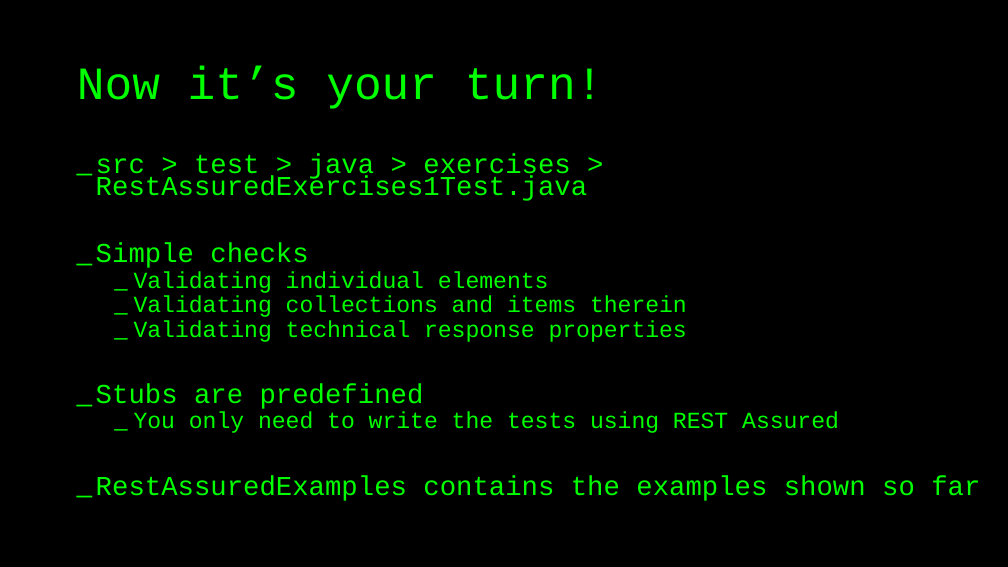
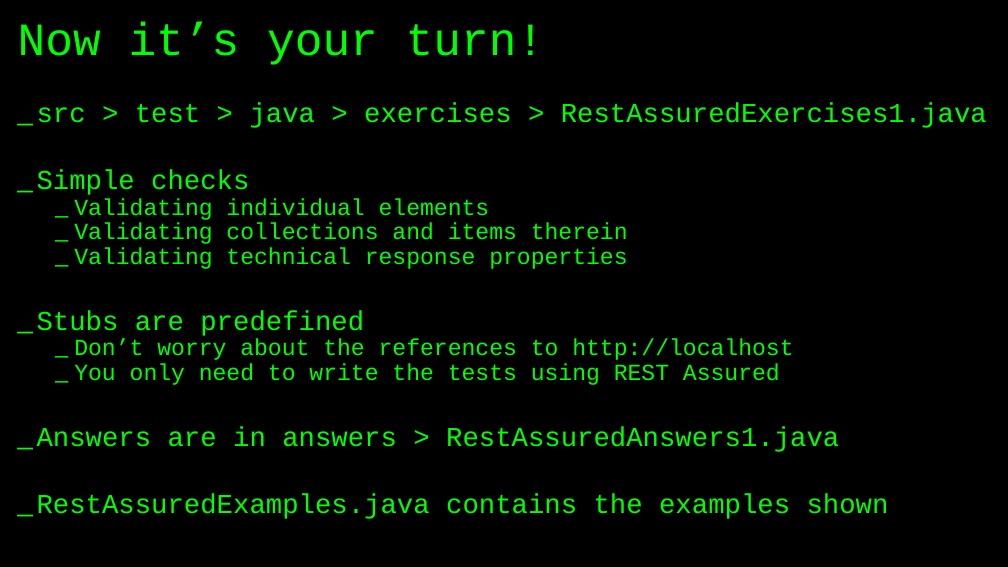
Before and after one commit to basdijkstra/rest-assured-workshop, a slide deck: slide 39 of RestAssuredWorkshop.pptx (slide 20 before the commit). Drawn at 1008x567 pixels with LibreOffice and Linux fonts; fonts in the diff are those of the drawing. Boxes give left, top, right and bottom in pixels: in the first picture for what was removed or moved away, otherwise in the second. Text is boxed around its words. In the diff, an @@ line names an element or a change of style, - is before the commit and + after.

```diff
--- a/RestAssuredWorkshop.pptx
+++ b/RestAssuredWorkshop.pptx
@@ title "Now it’s your turn!": place and size @@
-title "Now it’s your turn!" at (77,67,604,109)
+title "Now it’s your turn!" at (18,22,545,65)
@@ text "src > test > java ...": place and size @@
-text "src > test > java ..." at (96,153,980,501)
+text "src > test > java ..." at (37,103,987,519)
@@ text at (37,103,987,128): text changed @@
-_ src > test > java > exercises > RestAssuredExercises1Test.java
+_ src > test > java > exercises > RestAssuredExercises1.java
@@ text at (74,339,793,360): paragraph added @@
+  _ Don’t worry about the references to http://localhost
@@ text at (37,427,889,519): text changed @@
-_ RestAssuredExamples contains the examples shown so far
+_ Answers are in answers > RestAssuredAnswers1.java
+_ RestAssuredExamples.java contains the examples shown
```
Also in this commit, not shown: 25 other slides changed, 37 slides added, 13 slides removed, 20 other files.
